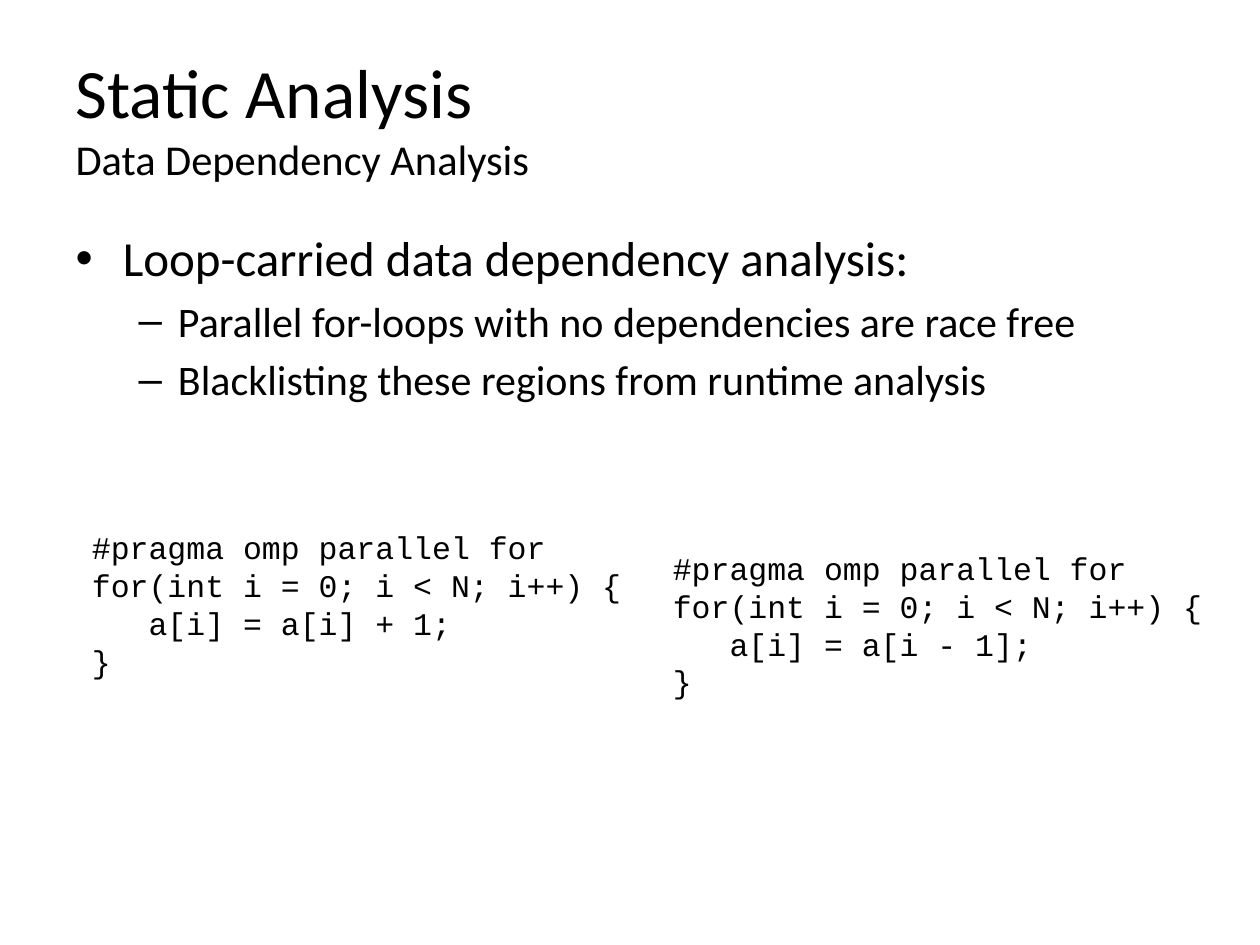
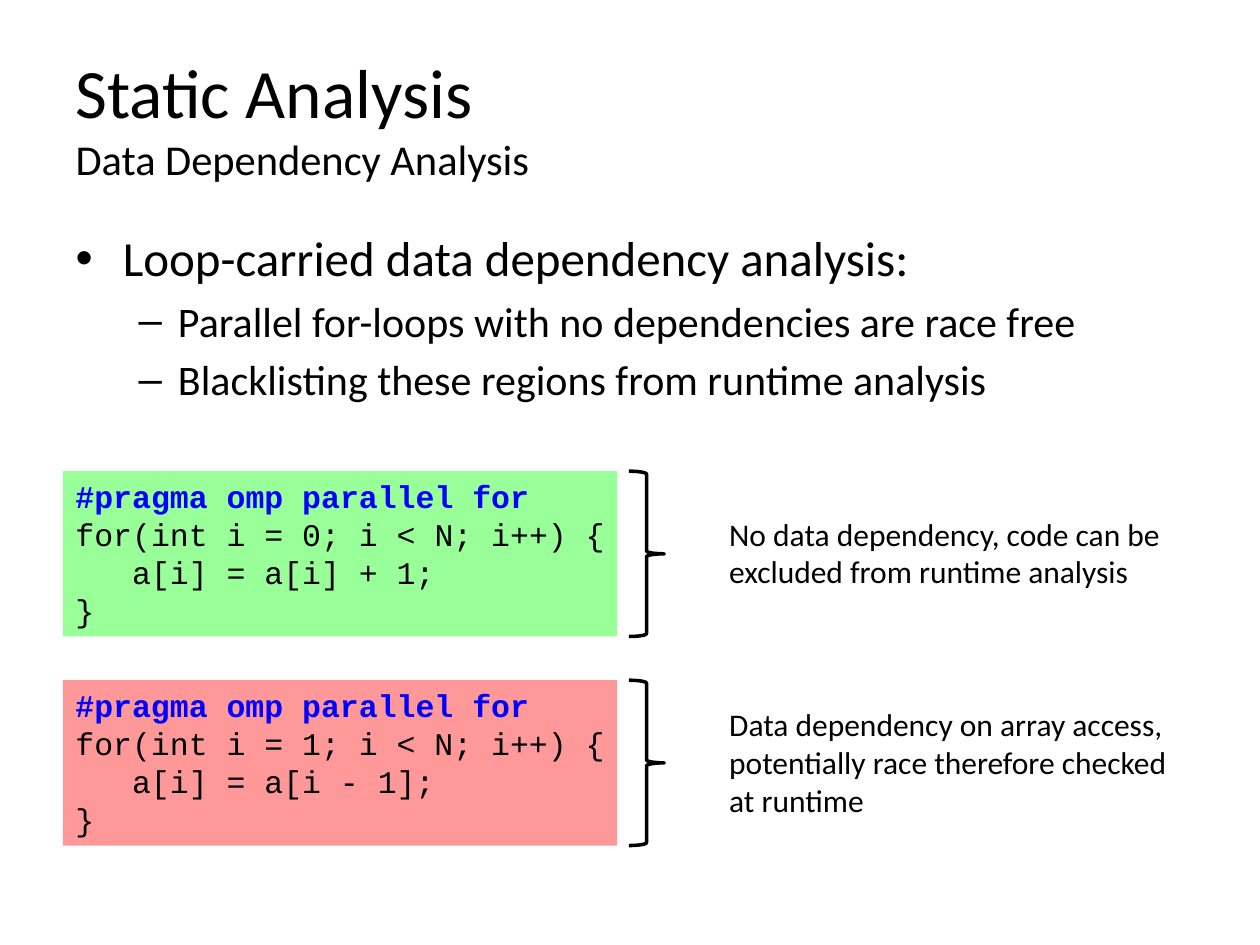
Before and after one commit to simoatze/oral_qualifier, a slide deck: slide 7 of presentation/presentation.pptx. Drawn at 1260x945 pixels with LibreOffice and Linux fonts; fonts in the diff are those of the drawing. Boxes give left, top, right and bottom in pixels: in the first picture for what was removed or moved away, otherwise in the second. Text is boxed around its words. In the diff, an @@ line names an element or a change of style, - is before the commit and + after.

```diff
--- a/presentation/presentation.pptx
+++ b/presentation/presentation.pptx
@@ text "#pragma omp parallel for": place and size @@
-text "#pragma omp parallel for" at [92, 537, 584, 642]
+text "#pragma omp parallel for" at [75, 486, 567, 591]
@@ rectangle added at [63, 471, 617, 636], fill #00FF00 at 40% opacity @@
@@ right brace added at [629, 471, 664, 636], outline #000000 2 pt @@
@@ text at [75, 486, 529, 515]: text colour #000000 to #0000FF, bold on in "#pragma omp parallel for" @@
@@ text added at [729, 524, 1159, 588], 18 pt, text #000000 @@
+No data dependency, code can be excluded from runtime analysis
@@ text "#pragma omp parallel for": place and size @@
-text "#pragma omp parallel for" at [673, 557, 1165, 663]
+text "#pragma omp parallel for" at [75, 695, 567, 800]
@@ rectangle added at [63, 680, 617, 845], fill #FF0000 at 40% opacity @@
@@ right brace added at [629, 680, 664, 845], outline #000000 2 pt @@
@@ text at [75, 695, 529, 724]: text colour #000000 to #0000FF, bold on in "#pragma omp parallel for" @@
@@ text added at [729, 714, 1166, 813], 18 pt, text #000000 @@
+Data dependency on array access, potentially race therefore checked at runtime
@@ text at [75, 732, 567, 762]: text changed @@
-for(int i = 0; i < N; i++) {
+for(int i = 1; i < N; i++) {
```
Also in this commit, not shown: 1 slide added.
